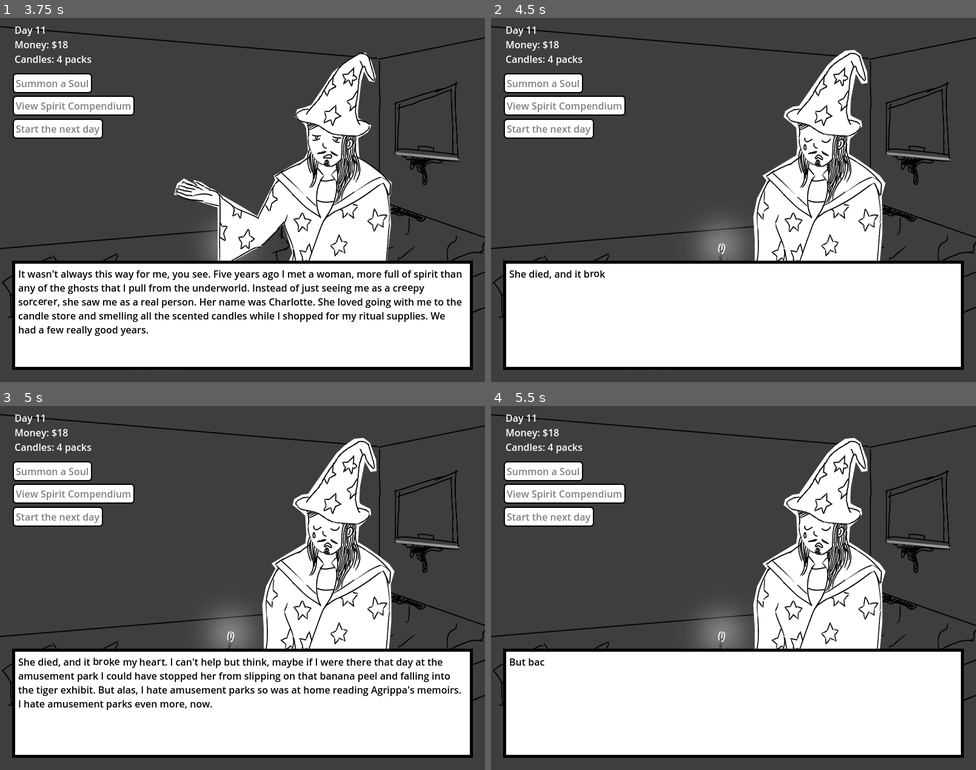
Above: before the commit, frames 1-4 (two rows, left to right).
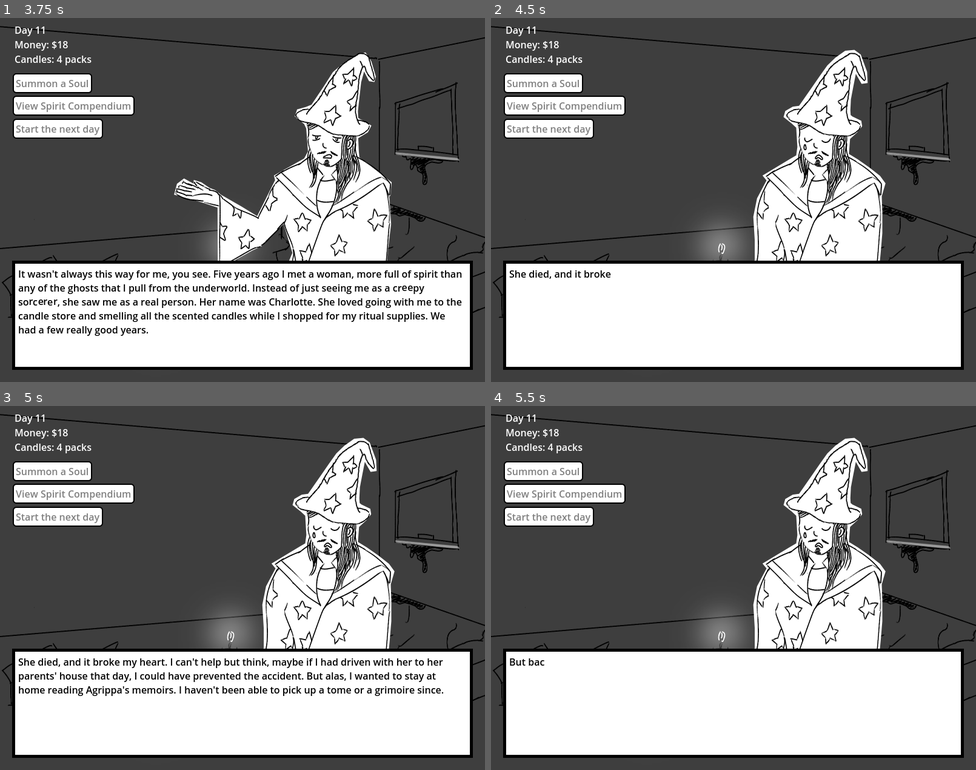
Above: after the commit, the same moments.

Repository: m4ym4y/ld55-soul-purpose
Game: Godot game, scene res://main.tscn
Same seed, same stepped clock (60 frames per second), same inputs: the game is played once before the commit and once after it.
Inputs (mouse positions are in pixels of both pictures, inside the frame that each line leads up to):
- Up to frame 1 (3.75 s): click "Start Game" at 0.5 s; tap Enter at 1.25, 2.75 s; move the mouse to (349, 181) at 1.27 s; click (349, 181) at 1.42 s; tap Space at 2, 3.5 s; move the mouse to (145, 218) at 2.02 s; click (145, 218) at 2.17 s; move the mouse to (291, 119) at 2.77 s; click (291, 119) at 2.92 s; move the mouse to (218, 272) at 3.52 s; click (218, 272) at 3.67 s
- Up to frame 2 (4.5 s): tap Enter at 4.25 s; move the mouse to (879, 254) at 4.27 s; click (879, 254) at 4.42 s
- Up to frame 3 (5 s): no input
- Up to frame 4 (5.5 s): tap Space at 5 s; move the mouse to (588, 533) at 5.02 s; click (588, 533) at 5.17 s

Frame 1 is identical in both runs. In frame 2, less than 0.1% of the frame differs, in the area x 19-25%, y 69-72%; in frame 3, 2.8%, in the area x 3-95%, y 69-84%; in frame 4, nothing differs.

Commit message:
assets for new characters

Diff:
--- a/room.gd
+++ b/room.gd
@@ -17,7 +17,7 @@
 		},
 
 		{
-			"text": "She died, and it [shake]broke my heart[/shake]. I can't help but think, maybe if I were there that day at the amusement park I could have stopped her from slipping on that banana peel and falling into the tiger exhibit. But alas, I hate amusement parks so was at home reading Agrippa's memoirs. I hate amusement parks even more, now.",
+			"text": "She died, and it broke my heart. I can't help but think, maybe if I had driven with her to her parents' house that day, I could have prevented the accident. But alas, I wanted to stay at home reading Agrippa's memoirs. I haven't been able to pick up a tome or a grimoire since.",
 			"img": "infernus_sad",
 		},
 
--- a/room.tscn
+++ b/room.tscn
@@ -25,9 +25,15 @@
 [ext_resource type="PackedScene" uid="uid://1b7a0ydchq46" path="res://compendium.tscn" id="13_tygmm"]
 [ext_resource type="Theme" uid="uid://b1403fceh41l5" path="res://control_theme.tres" id="14_afhcp"]
 [ext_resource type="Texture2D" uid="uid://dubrma0y3aeo0" path="res://assets/charlotte0.png" id="15_pyvnm"]
+[ext_resource type="Texture2D" uid="uid://bbv7sw0r0duld" path="res://assets/alice0.png" id="15_vablc"]
+[ext_resource type="Texture2D" uid="uid://40r1wdvs6iel" path="res://assets/alice.png" id="16_a2dnf"]
 [ext_resource type="Texture2D" uid="uid://c13gw7xg60kbx" path="res://assets/charlotte.png" id="16_ikxmv"]
+[ext_resource type="Texture2D" uid="uid://fwpfs1d5ydh2" path="res://assets/barry0.png" id="17_1u0c3"]
+[ext_resource type="Texture2D" uid="uid://dy83l5p0d3g1y" path="res://assets/blademaster0.png" id="17_2y7oj"]
 [ext_resource type="Texture2D" uid="uid://xla878iru0ea" path="res://assets/eanasir_1.png" id="17_ncays"]
+[ext_resource type="Texture2D" uid="uid://bbmwtkgjyuaw5" path="res://assets/barry.png" id="18_avnil"]
 [ext_resource type="Texture2D" uid="uid://dw1d8wr02vgtu" path="res://assets/eanasir.png" id="18_kc5sq"]
+[ext_resource type="Texture2D" uid="uid://cst4uwjd6eidm" path="res://assets/blademaster.png" id="18_ncfkl"]
 [ext_resource type="Texture2D" uid="uid://c38v07grxnygg" path="res://assets/jimothy1.png" id="19_4no4h"]
 [ext_resource type="Texture2D" uid="uid://dpj5ea3buu7gu" path="res://assets/jimothy.png" id="20_1is56"]
 [ext_resource type="Texture2D" uid="uid://bmttjx0ushle0" path="res://assets/infernus-pull-1.png" id="21_i2ho7"]
@@ -35,6 +41,18 @@
 [ext_resource type="Texture2D" uid="uid://ebau4ag28wvt" path="res://assets/piano-1.png" id="23_kfplf"]
 [ext_resource type="Texture2D" uid="uid://bbfoyln2f8hk" path="res://assets/piano.png" id="24_lxj0v"]
 [ext_resource type="AudioStream" uid="uid://dog5er1o18ved" path="res://assets/whoosh.wav" id="25_tpx70"]
+[ext_resource type="Texture2D" uid="uid://cu3bexq5gr1vm" path="res://assets/kevin0.png" id="27_7wego"]
+[ext_resource type="Texture2D" uid="uid://d11ibmw5l7od1" path="res://assets/orpheus0.png" id="27_xrngb"]
+[ext_resource type="Texture2D" uid="uid://cc0h4u1d82sbq" path="res://assets/kevin.png" id="28_bbh3d"]
+[ext_resource type="Texture2D" uid="uid://c0qbfjgj8327w" path="res://assets/orpheus.png" id="28_rdhwl"]
+[ext_resource type="Texture2D" uid="uid://bfxhihlsdrq6e" path="res://assets/ruth0.png" id="31_bnoqc"]
+[ext_resource type="Texture2D" uid="uid://d3bhkki143jdy" path="res://assets/ruth.png" id="32_wauu6"]
+[ext_resource type="Texture2D" uid="uid://baeb2ktf61ppo" path="res://assets/larry0.png" id="35_d4q5m"]
+[ext_resource type="Texture2D" uid="uid://bum10el60d6vt" path="res://assets/manbat0.png" id="35_mecgd"]
+[ext_resource type="Texture2D" uid="uid://cqpxognb383ke" path="res://assets/manbat.png" id="36_ummjb"]
+[ext_resource type="Texture2D" uid="uid://cia8fxu5p07t0" path="res://assets/larry.png" id="36_wg10a"]
+[ext_resource type="Texture2D" uid="uid://d1rmhvnp12bg5" path="res://assets/maya0.png" id="39_f171d"]
+[ext_resource type="Texture2D" uid="uid://pxqmq77kcias" path="res://assets/maya.png" id="40_dj0bm"]
 
 [sub_resource type="SpriteFrames" id="SpriteFrames_akn02"]
 animations = [{
@@ -160,6 +178,39 @@
 animations = [{
 "frames": [{
 "duration": 1.0,
+"texture": ExtResource("15_vablc")
+}, {
+"duration": 1.0,
+"texture": ExtResource("16_a2dnf")
+}],
+"loop": false,
+"name": &"alice",
+"speed": 0.5
+}, {
+"frames": [{
+"duration": 1.0,
+"texture": ExtResource("17_1u0c3")
+}, {
+"duration": 1.0,
+"texture": ExtResource("18_avnil")
+}],
+"loop": false,
+"name": &"barry",
+"speed": 0.5
+}, {
+"frames": [{
+"duration": 1.0,
+"texture": ExtResource("17_2y7oj")
+}, {
+"duration": 1.0,
+"texture": ExtResource("18_ncfkl")
+}],
+"loop": false,
+"name": &"blademaster",
+"speed": 0.5
+}, {
+"frames": [{
+"duration": 1.0,
 "texture": ExtResource("15_pyvnm")
 }, {
 "duration": 1.0,
@@ -223,6 +274,17 @@
 }, {
 "frames": [{
 "duration": 1.0,
+"texture": ExtResource("27_7wego")
+}, {
+"duration": 1.0,
+"texture": ExtResource("28_bbh3d")
+}],
+"loop": false,
+"name": &"kevin",
+"speed": 0.5
+}, {
+"frames": [{
+"duration": 1.0,
 "texture": ExtResource("6_wwwmp")
 }, {
 "duration": 1.0,
@@ -234,6 +296,50 @@
 }, {
 "frames": [{
 "duration": 1.0,
+"texture": ExtResource("35_d4q5m")
+}, {
+"duration": 1.0,
+"texture": ExtResource("36_wg10a")
+}],
+"loop": false,
+"name": &"larry",
+"speed": 0.5
+}, {
+"frames": [{
+"duration": 1.0,
+"texture": ExtResource("35_mecgd")
+}, {
+"duration": 1.0,
+"texture": ExtResource("36_ummjb")
+}],
+"loop": false,
+"name": &"manbat",
+"speed": 0.5
+}, {
+"frames": [{
+"duration": 1.0,
+"texture": ExtResource("39_f171d")
+}, {
+"duration": 1.0,
+"texture": ExtResource("40_dj0bm")
+}],
+"loop": false,
+"name": &"maya",
+"speed": 0.5
+}, {
+"frames": [{
+"duration": 1.0,
+"texture": ExtResource("27_xrngb")
+}, {
+"duration": 1.0,
+"texture": ExtResource("28_rdhwl")
+}],
+"loop": false,
+"name": &"orpheus",
+"speed": 0.5
+}, {
+"frames": [{
+"duration": 1.0,
 "texture": ExtResource("23_kfplf")
 }, {
 "duration": 1.0,
@@ -241,6 +347,17 @@
 }],
 "loop": false,
 "name": &"piano",
+"speed": 0.5
+}, {
+"frames": [{
+"duration": 1.0,
+"texture": ExtResource("31_bnoqc")
+}, {
+"duration": 1.0,
+"texture": ExtResource("32_wauu6")
+}],
+"loop": false,
+"name": &"ruth",
 "speed": 0.5
 }, {
 "frames": [{
Binary file added: assets/alice.png
Not shown, added: assets/alice.png.import
Binary file added: assets/alice0.png
Not shown, added: assets/alice0.png.import
Binary file added: assets/barry.png
Not shown, added: assets/barry.png.import
Binary file added: assets/barry0.png
Not shown, added: assets/barry0.png.import
Binary file added: assets/blademaster.png
Not shown, added: assets/blademaster.png.import
Binary file added: assets/blademaster0.png
Not shown, added: assets/blademaster0.png.import
(and 25 more such lines)
